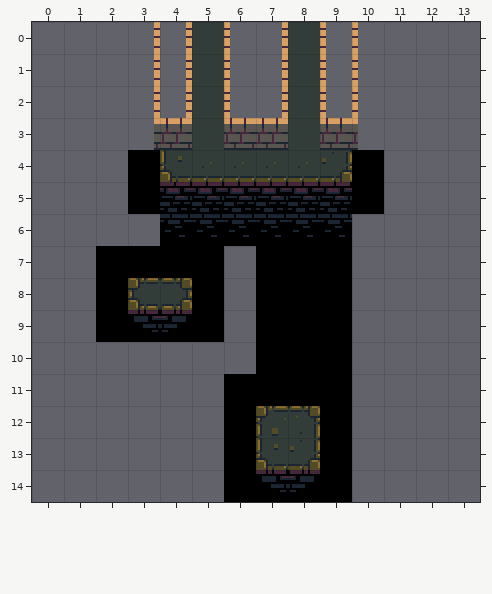
Tiled map: core/assets/levels/bullet-07.tmx. The first picture shows the starting point.
Cells are 32x32 px. Shown: x 0..13, y 0..14.
And afterwards:
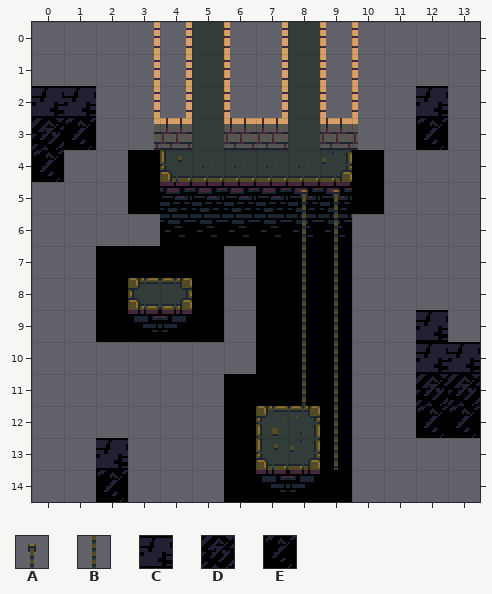
Key: from "tower": A 49, B 59, C 90, D 91, E 92.
_ is an empty cell.
Tiles of an added or newly shown layer are drawn over the layers below it.
Difference:
Changed rows in their new state; . is an unchanged cell.
Layer "guff" (added):
first column x 0:
 2 CC..........C.
 3 DE..........E.
 4 E.............
 5 ........AA....
 6 ........BB....
 7 ........BB....
 8 ........BB....
 9 ........BB..C.
10 ........BB..CC
11 ........BB..DD
12 .........B..EE
13 ..C......B....
14 ..E...........
